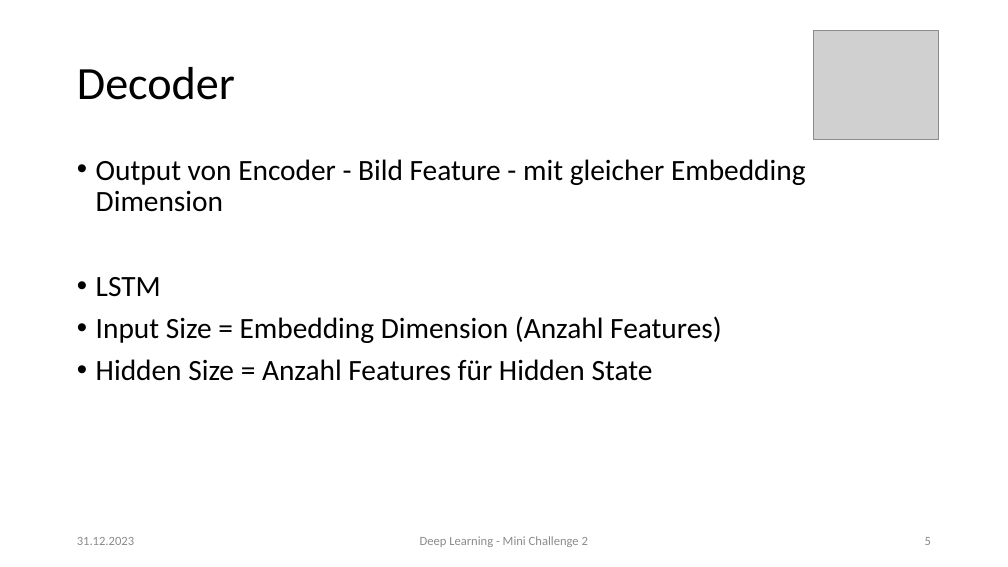
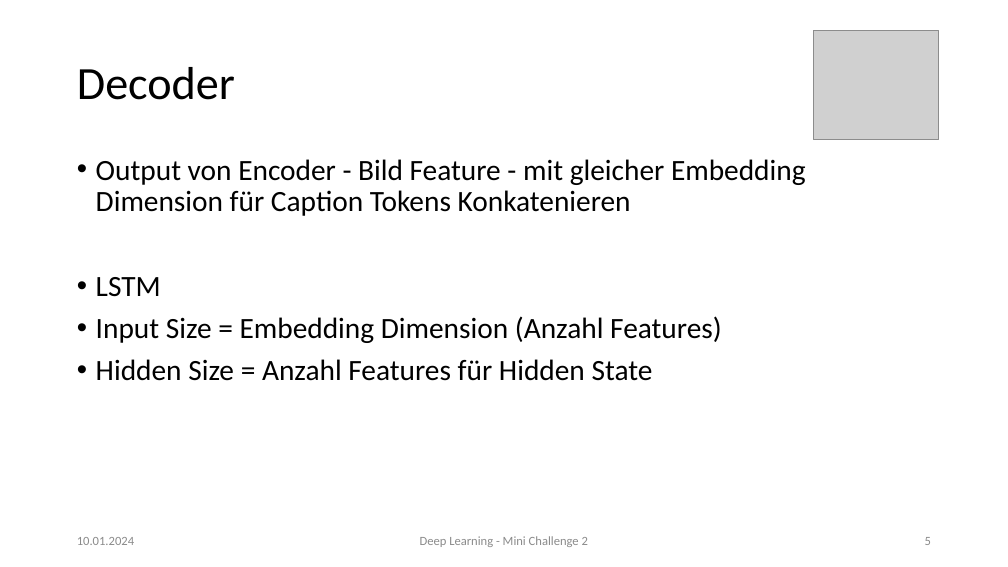
Before and after one commit to 7ben18/fhnw-del-Deep-Learning, a slide deck: slide 5 of del-Minichallenge-2/docs/del-mc2-präsi.pptx. Drawn at 1008x567 pixels with LibreOffice and Linux fonts; fonts in the diff are those of the drawing; grey boxes stand for pictures. Boxes give left, top, right and bottom in pixels: in the first picture for what was removed or moved away, otherwise in the second. Text is boxed around its words. In the diff, an @@ line names an element or a change of style, - is before the commit and + after.

```diff
--- a/del-Minichallenge-2/docs/del-mc2-präsi.pptx
+++ b/del-Minichallenge-2/docs/del-mc2-präsi.pptx
@@ text at (96,159,806,216): text changed @@
-• Output von Encoder - Bild Feature - mit gleicher Embedding Dimension
+• Output von Encoder - Bild Feature - mit gleicher Embedding Dimension für Caption Tokens Konkatenieren
@@ text at (77,537,134,545): text changed @@
-31.12.2023
+10.01.2024
```
Also in this commit, not shown: 9 other slides changed.
